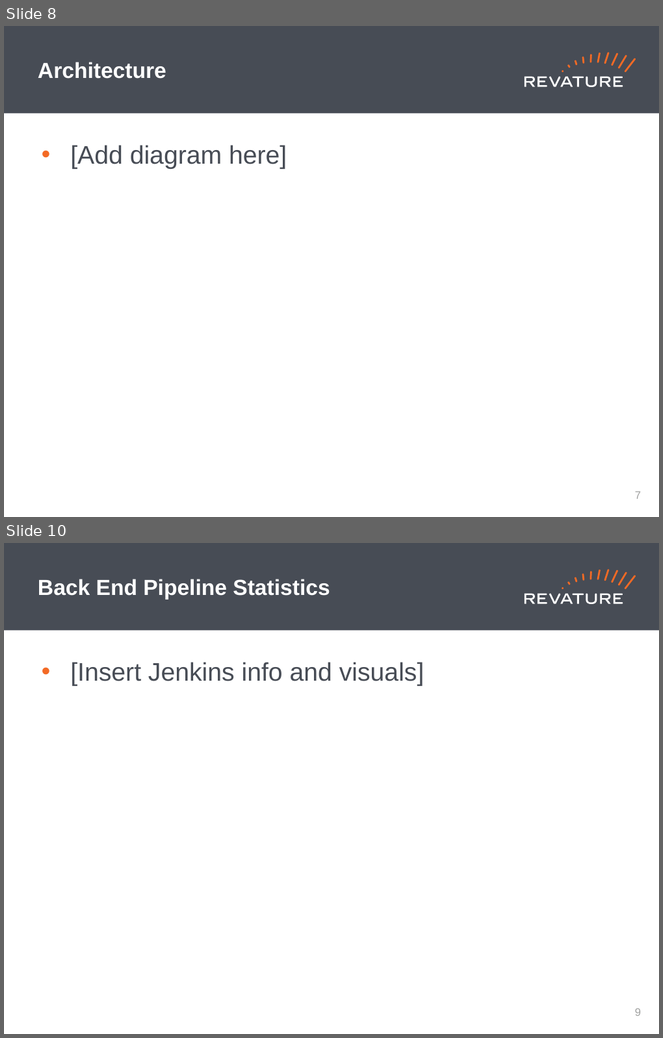
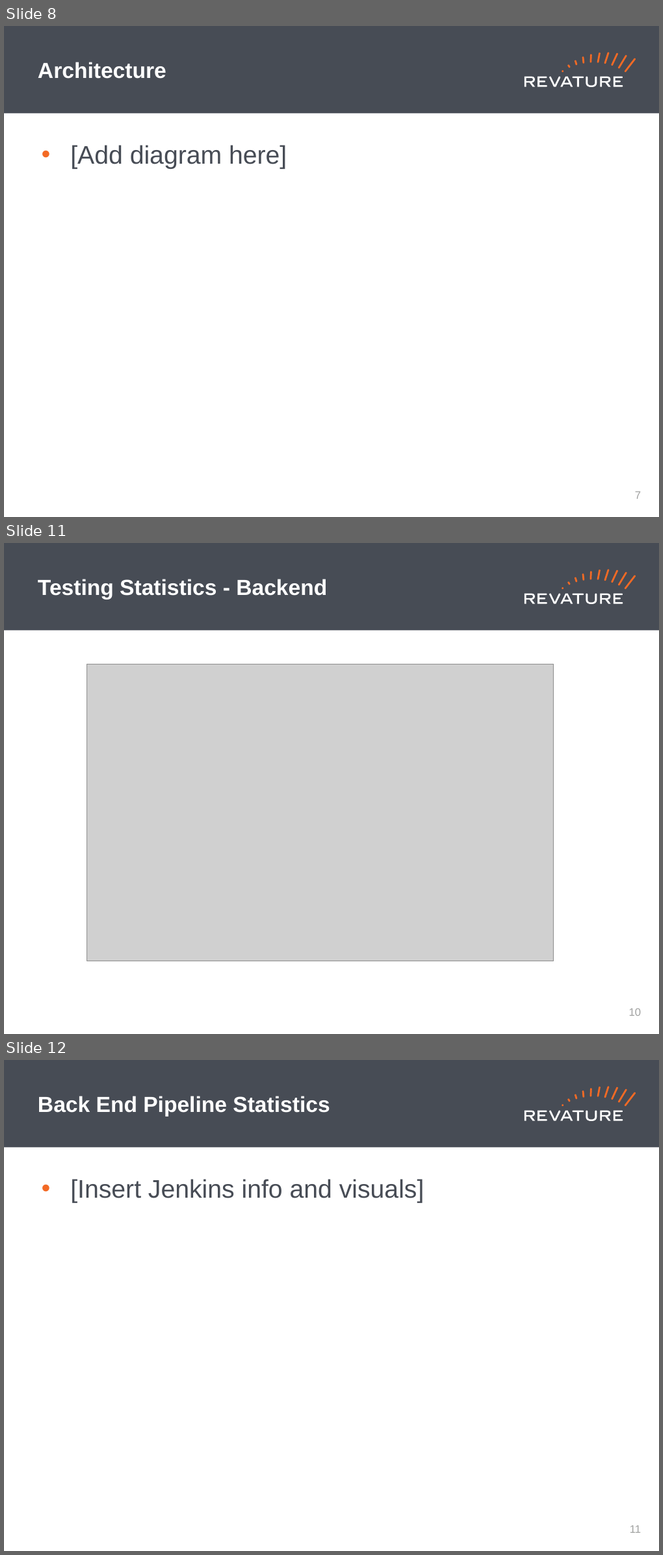
Before and after one commit to Revature-Bubble/Presentation, a slide deck: Revature Standards/Presentation.pptx. Shown one above the other, each under a label of ours: slides 8 and 10 before the commit, slides 8, 11 and 12 after it; the slides between them are not shown. The pictures are 663x1038 and 663x1555 pixels, drawn with LibreOffice and Linux fonts; fonts in the diff are those of the drawing; grey boxes stand for pictures. Boxes give left, top, right and bottom in pixels: in the first picture for what was removed or moved away, otherwise in the second. Text is boxed around its words. In the diff, an @@ line names an element or a change of style, - is before the commit and + after.

```diff
--- a/Revature Standards/Presentation.pptx
+++ b/Revature Standards/Presentation.pptx
@@ slide 11 added at (4,543,659,1034), background #FFFFFF; not listed: 19 template elements that a slide beside it also shows @@
@@ title added at (38,579,327,600), 24 pt, text #FFFFFF, bold @@
+Testing Statistics - Backend
@@ picture added at (87,664,554,960) @@
@@ picture added at (87,664,554,962) @@
@@ page number added at (629,1008,642,1016), 12 pt, text #A0A1A0 @@
+10
@@ what was slide 10 is now slide 12 @@
@@ page number at (630,1525,641,1533): text changed @@
-9
+11
```
Also in this commit, not shown: 5 slides changed, 3 other slides added, 2 slides removed.
